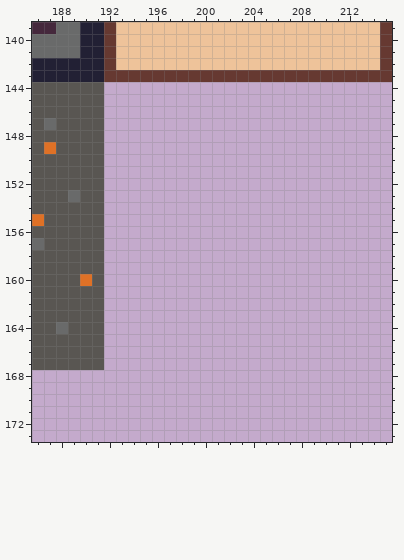
Two versions of one pixel-art file, graphics/tileset.ase. Above: the version before the commit.
216x192 pixels, 1 frame. Colours within 5 levels of each other are drawn and written as one. Shown: x 186..215, y 139..173.
Once edited:
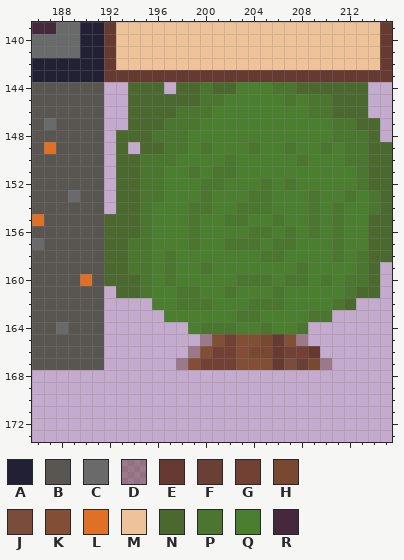
Palette (. is transparent): A #222034  B #595652  C #696a6a  D #6639316e  E #663931  F #6a3f36  G #724134  H #784831  J #794c3c  K #824e35  L #df7126  M #eec39a  N #4b692f  P #4b762f  Q #4b7e2f  R #45283c
Changes in this commit:
@@ x 186..215 @@
 143 AAAAAAEEEEEEEEEEEEEEEEEEEEEEEE
-144 BBBBBB........................
-145 BBBBBB........................
-146 BBBBBB........................
-147 BCBBBB........................
-148 BBBBBB........................
-149 BLBBBB........................
-150 BBBBBB........................
-151 BBBBBB........................
-152 BBBBBB........................
-153 BBBCBB........................
-154 BBBBBB........................
-155 LBBBBB........................
-156 BBBBBB........................
-157 CBBBBB........................
-158 BBBBBB........................
-159 BBBBBB........................
-160 BBBBLB........................
-161 BBBBBB........................
-162 BBBBBB........................
-163 BBBBBB........................
-164 BBCBBB........................
-165 BBBBBB........................
-166 BBBBBB........................
-167 BBBBBB........................
+144 BBBBBB..NNN.NNPNNQQQPPNNNNNN..
+145 BBBBBB..NNNNNNPPQQQQQPQPPNNN..
+146 BBBBBB..NNNNPPPQQQQQQQQPPNNN..
+147 BCBBBB..NNNPPPQQQQQQQQQQQPPNN.
+148 BBBBBB.NNNPPPQQQQQQQQQQQQPPPN.
+149 BLBBBB.N.NNPPQPQQQPQQPQQPQPPNN
+150 BBBBBB.NNPPPQQQQPQQQQQPQQQPPNN
+151 BBBBBB.NNPPQQPQPPQQQQQQQQQQPNN
+152 BBBBBB.NNPPQQQPPQQQPQPQQQQQPNN
+153 BBBCBB.NNPPQQQPQQQPPQQQPQQPQPN
+154 BBBBBB.NNPQQQPPQQPPPQQQPQPQQPN
+155 LBBBBBNNNPQQQPQQPPQQPQQPQPQQNN
+156 BBBBBBNNNPQQQPQQQQPPQPQPQPQQNN
+157 CBBBBBNNPPQQQPQQPPPQPPQQQPQQNN
+158 BBBBBBNNPPQPQQQQQQQPPQQQQPQPNN
+159 BBBBBBNNPPQPQQPQQQQQQQPQQQQPN.
+160 BBBBLBNNNPQPQQQQQPPPQPPQPQPPN.
+161 BBBBBB.NNPQQPPQQPQQQPQQQQQPNN.
+162 BBBBBB....QQPPPQQQPPPQQQQPN...
+163 BBBBBB.....QQQQQQPPQQQQPP.....
+164 BBCBBB.......QPPPQQPQQP.......
+165 BBBBBB........DKGKKHEKD.......
+166 BBBBBB.......DKGGKHHEGGE......
+167 BBBBBB......DKGGGKKKEJFHD.....
 168 ..............................
